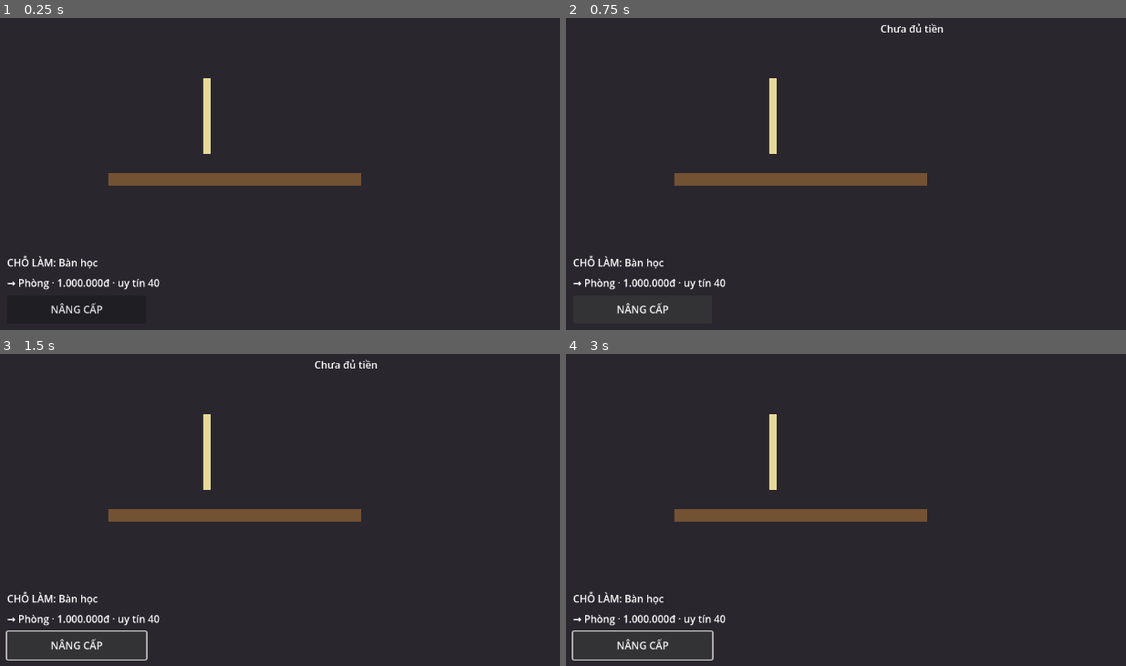
Above: before the commit, frames 1-4 (two rows, left to right).
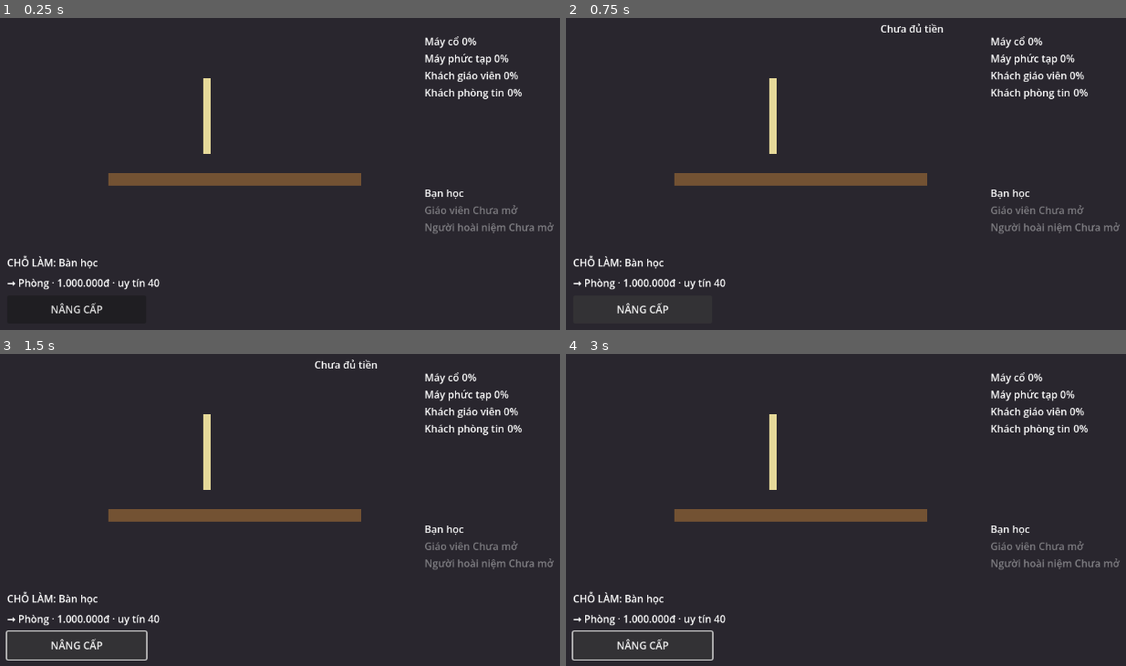
Above: after the commit, the same moments.

Repository: thangiabaoh-dev/xuong-sua-may
Game: Godot game, scene res://scenes/ui/workplace_screen.tscn
Two runs of this game, one before a commit and one after it. Both use one fixed random seed, a clock stepped at 60 frames per second and the inputs below. This scene is started directly instead of the project's main scene.
Inputs:
- Up to frame 1 (0.25 s): no input
- Up to frame 2 (0.75 s): click "NÂNG CẤP" at 0.5 s
- Up to frame 3 (1.5 s): tap Enter at 1.25 s; hold D (move_right) from 1.28 s (still down); tap Tab at 1.35 s
- Up to frame 4 (3 s): tap Space at 2 s; release D (move_right) at 2.03 s; hold S (move_back) 2.03-2.78 s; tap Tab at 2.1 s; tap Enter at 2.75 s; hold D (move_right) from 2.78 s (still down); tap 1 at 2.85 s

The runs differ from the first frame. In frame 1, 1.4% of the frame differs, in the area x 75-99%, y 5-70%; in frame 2, 1.4%; in frame 3, 1.4%; in frame 4, 1.4%.

Commit message:
feat: goal tracker milestones + customer gate + live unlock_changed

Diff:
--- a/repair-shop-game/scripts/ui/workplace_screen.gd
+++ b/repair-shop-game/scripts/ui/workplace_screen.gd
@@ -12,12 +12,16 @@
 var game_state
 var _built := false
 var _upgrade_defs: Array = []
-var _core  # UnlockCore — Task 4 mới khởi tạo
+var _core  # UnlockCore — scene-local
+var _rules: Array = []
+var _rule_ids: Dictionary = {}
+var _warned_missing_rule := false
 var _tier_nodes: Array = []
 var _lbl_tier: Label
 var _lbl_next: Label
 var _btn_upgrade: Button
 var _toast_label: Label
+var _lbl_warning: Label
 
 func _ready() -> void:
 	if game_state == null:
@@ -29,12 +33,28 @@
 	var res = load(UPGRADES_PATH)
 	if res != null:
 		_upgrade_defs.assign(res.defs)
+	var rules_res = load("res://data/unlock_rules.tres")
+	if rules_res != null:
+		_rules = rules_res.rules
+	else:
+		_rules = []
+	_rule_ids.clear()
+	for r in _rules:
+		_rule_ids[String(r.id)] = true
 	if not _built:
 		_build_ui()
 		_built = true
+	_core = null
+	if rules_res != null:
+		_core = load("res://scripts/progression/unlock_core.gd").new()
+		_core.setup(_rules)
+		_core.unlock_changed.connect(_on_unlock_changed)
+		_core.refresh(game_state)
 	refresh()
 
 func refresh() -> void:
+	if _core != null:
+		_core.refresh(game_state)
 	var tier := 0
 	if game_state != null:
 		tier = clampi(int(game_state.workspace_tier), 0, 2)
@@ -44,26 +64,104 @@
 	if _upgrade_defs.is_empty():
 		_lbl_next.text = "Thiếu dữ liệu progression"
 		_btn_upgrade.disabled = true
+	else:
+		var def = null
+		for d in _upgrade_defs:
+			if int(d.to_tier) == tier + 1:
+				def = d
+				break
+		if def == null:
+			_lbl_next.text = "Đã lên cấp cao nhất"
+			_btn_upgrade.disabled = true
+		else:
+			_lbl_next.text = "→ %s · %sđ · uy tín %d" % [
+				TIER_NAMES[clampi(int(def.to_tier), 0, 2)], _vn(int(def.cost)), int(def.uy_tin_req),
+			]
+			_btn_upgrade.disabled = false
+	_refresh_tracker()
+	_update_warning()
+
+func _refresh_tracker() -> void:
+	if _lbl_warning == null or _core == null or game_state == null:
 		return
-	var def = null
-	for d in _upgrade_defs:
-		if int(d.to_tier) == tier + 1:
-			def = d
-			break
-	if def == null:
-		_lbl_next.text = "Đã lên cấp cao nhất"
-		_btn_upgrade.disabled = true
-	else:
-		_lbl_next.text = "→ %s · %sđ · uy tín %d" % [
-			TIER_NAMES[clampi(int(def.to_tier), 0, 2)], _vn(int(def.cost)), int(def.uy_tin_req),
-		]
-		_btn_upgrade.disabled = false
+	var values := {}
+	for prop in UnlockCore.INPUT_NAMES:
+		var v = game_state.get(prop)
+		values[prop] = 0 if v == null else int(v)
+	for r in _rules:
+		if not bool(r.enabled):
+			continue
+		var row = get_node_or_null("Root/Tracker/Milestones/" + String(r.id))
+		if row == null:
+			continue
+		var unlocked: bool = _core.is_unlocked(r.id)
+		(row.get_node("MMark") as Label).text = "✓" if unlocked else ""
+		var pct_txt := ""
+		if unlocked:
+			pct_txt = "100%"
+		else:
+			var pp := progress_percent(String(r.condition), values)
+			if pp >= 0.0:
+				pct_txt = "%d%%" % int(round(pp * 100.0))
+		(row.get_node("MPct") as Label).text = pct_txt
+	var customers: Array = CustomerCatalog.load_all()
+	for c in customers:
+		var crow = get_node_or_null("Root/Tracker/Customers/" + String(c.key))
+		if crow == null:
+			continue
+		var ur := String(c.unlock_rule)
+		var bright: bool = ur == "" or _core.is_unlocked(c.unlock_rule)
+		if bright:
+			_set_alpha(crow as Control, 1.0)
+			(crow.get_node("CNote") as Label).text = ""
+		else:
+			if not _rule_ids.has(ur) and not _warned_missing_rule:
+				_warned_missing_rule = true
+				push_warning("unlock_rule khong ton tai trong rules: %s" % ur)
+			_set_alpha(crow as Control, 0.4)
+			(crow.get_node("CNote") as Label).text = "Chưa mở"
+
+func _update_warning() -> void:
+	if _lbl_warning == null:
+		return
+	if _core == null:
+		_lbl_warning.text = "Thiếu dữ liệu progression"
+		_lbl_warning.visible = true
+		return
+	var errs: Array = _core.parse_errors()
+	var show_now := not errs.is_empty()
+	if show_now:
+		_lbl_warning.text = String(errs[0])
+		if not _lbl_warning.visible:
+			push_warning(String(errs[0]))
+	_lbl_warning.visible = show_now
+
+func _on_unlock_changed(_id: StringName) -> void:
+	_refresh_tracker()
+
+static func progress_percent(condition: String, values: Dictionary) -> float:
+	var re := RegEx.create_from_string("(\\w+) >= (\\d+)")
+	var best := -1.0
+	for m in re.search_all(condition):
+		var key := m.get_string(1)
+		if not values.has(key):
+			continue
+		var threshold := float(int(m.get_string(2)))
+		if threshold <= 0.0:
+			continue
+		var ratio := clampf(float(values[key]) / threshold, 0.0, 1.0)
+		if best < 0.0 or ratio < best:
+			best = ratio
+	return best
 
 func _on_upgrade_pressed() -> void:
 	var reason := WorkspaceUpgrades.try_upgrade(game_state, _upgrade_defs)
 	if reason == "":
 		_toast("Đã mở chỗ làm mới!")
 		refresh()
+		if _core != null:
+			_core.refresh(game_state)
+			_refresh_tracker()
 	else:
 		_toast(REASON_TEXT.get(reason, reason))
 
@@ -73,6 +171,11 @@
 	if is_inside_tree():
 		var timer := get_tree().create_timer(1.5)
 		timer.timeout.connect(func() -> void: _toast_label.visible = false)
+
+func _set_alpha(c: Control, a: float) -> void:
+	var m := c.modulate
+	m.a = a
+	c.modulate = m
 
 static func _vn(n: int) -> String:
 	var digits := str(absi(n))
@@ -137,6 +240,54 @@
 	_btn_upgrade.pressed.connect(_on_upgrade_pressed)
 	panel.add_child(_btn_upgrade)
 
+	var tracker := Control.new()
+	tracker.name = "Tracker"
+	tracker.position = Vector2(700, 80)
+	root.add_child(tracker)
+	var milestones := VBoxContainer.new()
+	milestones.name = "Milestones"
+	milestones.position = Vector2(0, 0)
+	tracker.add_child(milestones)
+	for r in _rules:
+		if not bool(r.enabled):
+			continue
+		var row := HBoxContainer.new()
+		row.name = String(r.id)
+		var m_name := Label.new()
+		m_name.name = "MName"
+		m_name.text = String(r.label)
+		row.add_child(m_name)
+		var m_pct := Label.new()
+		m_pct.name = "MPct"
+		m_pct.custom_minimum_size = Vector2(56, 0)
+		row.add_child(m_pct)
+		var m_mark := Label.new()
+		m_mark.name = "MMark"
+		row.add_child(m_mark)
+		milestones.add_child(row)
+	var customers_box := VBoxContainer.new()
+	customers_box.name = "Customers"
+	customers_box.position = Vector2(0, 240)
+	tracker.add_child(customers_box)
+	var customers: Array = CustomerCatalog.load_all()
+	for c in customers:
+		var crow := HBoxContainer.new()
+		crow.name = String(c.key)
+		var c_name := Label.new()
+		c_name.name = "CName"
+		c_name.text = String(c.display_name)
+		crow.add_child(c_name)
+		var c_note := Label.new()
+		c_note.name = "CNote"
+		crow.add_child(c_note)
+		customers_box.add_child(crow)
+	_lbl_warning = Label.new()
+	_lbl_warning.name = "Warning"
+	_lbl_warning.visible = false
+	_lbl_warning.add_theme_color_override("font_color", Color(1, 0.35, 0.3))
+	_lbl_warning.position = Vector2(0, 470)
+	tracker.add_child(_lbl_warning)
+
 	_toast_label = Label.new()
 	_toast_label.name = "Toast"
 	_toast_label.visible = false
--- a/repair-shop-game/tests/test_workplace_screen.gd
+++ b/repair-shop-game/tests/test_workplace_screen.gd
@@ -59,3 +59,50 @@
 	check(scrN != null, "setup(null) khong crash")
 	scrN.free()
 	scr2.free()
+
+	# tracker milestones (spec §2.1)
+	var wsp_script = load("res://scripts/ui/workplace_screen.gd")
+	var scr4 = packed.instantiate()
+	var gs4 = gs_script.new()
+	scr4.setup(gs4)
+	var row_may = scr4.get_node_or_null("Root/Tracker/Milestones/may_co")
+	check(row_may != null, "tracker milestone row may_co")
+	if row_may == null:
+		scr4.free()
+		return
+	check_eq(String(row_may.get_node("MName").text), "Máy cổ", "milestone label")
+	check_eq(String(row_may.get_node("MMark").text), "", "knowledge 0 -> chua unlock")
+	gs4.knowledge = 32
+	scr4.refresh()
+	check_eq(String(row_may.get_node("MPct").text), "64%", "pct 64% tai knowledge 32")
+	gs4.knowledge = 100
+	scr4.refresh()
+	check_eq(String(scr4.get_node("Root/Tracker/Milestones/may_co/MMark").text), "✓", "knowledge 100 -> ✓")
+	check_eq(scr4.get_node("Root/Tracker/Milestones").get_child_count(), 4, "4 milestone rows")
+
+	# Review Focus 3: percent math (spec §2.1 min ratio)
+	var vals := {"knowledge": 32, "uy_tin": 45, "workspace_tier": 1}
+	check(absf(wsp_script.progress_percent("knowledge >= 50", vals) - 0.64) < 0.001, "32/50 -> 64%")
+	check_near(wsp_script.progress_percent("uy_tin >= 90 and workspace_tier >= 1", vals), 0.5, 0.001, "min(45/90, 1/1) = 50%")
+	check_eq(wsp_script.progress_percent("no_pattern_here", vals), -1.0, "khong pattern -> -1")
+
+	# customers gate (spec §2.4 + Review Focus 4)
+	check_eq(scr4.get_node("Root/Tracker/Customers").get_child_count(), 3, "3 customer rows")
+	check(scr4.get_node("Root/Tracker/Customers/giao_vien").modulate.a < 1.0, "uy_tin 0 -> giao vien mo")
+	gs4.uy_tin = 60
+	scr4.refresh()
+	check(scr4.get_node("Root/Tracker/Customers/giao_vien").modulate.a >= 1.0, "uy_tin 60 -> giao vien sang")
+	check(scr4.get_node("Root/Tracker/Customers/hoai_niem").modulate.a < 1.0, "phong tin van mo (tier 0)")
+
+	# Review Focus 2: tier up while open -> unlock NGAY qua unlock_changed (spec §3.4)
+	gs4.uy_tin = 90
+	gs4.money = 9000000
+	gs4.workspace_tier = 0
+	scr4.refresh()
+	check(scr4.get_node("Root/Tracker/Customers/hoai_niem").modulate.a < 1.0, "truoc upgrade phong tin mo")
+	scr4.get_node("Root/UpgradePanel/UpgradeBtn").pressed.emit()  # tier 0 -> 1 (uy_tin 90 >= 40)
+	check_eq(gs4.workspace_tier, 1, "upgrade len tier 1")
+	check(scr4.get_node("Root/Tracker/Customers/hoai_niem").modulate.a >= 1.0, "unlock_changed -> row sang NGAY")
+	check_eq(String(scr4.get_node("Root/Tracker/Milestones/khach_phong_tin/MMark").text), "✓", "milestone ✓ ngay")
+	check_eq(scr4.get_node("Root/Tracker/Warning").visible, false, "du lieu sach -> warning an")
+	scr4.free()
